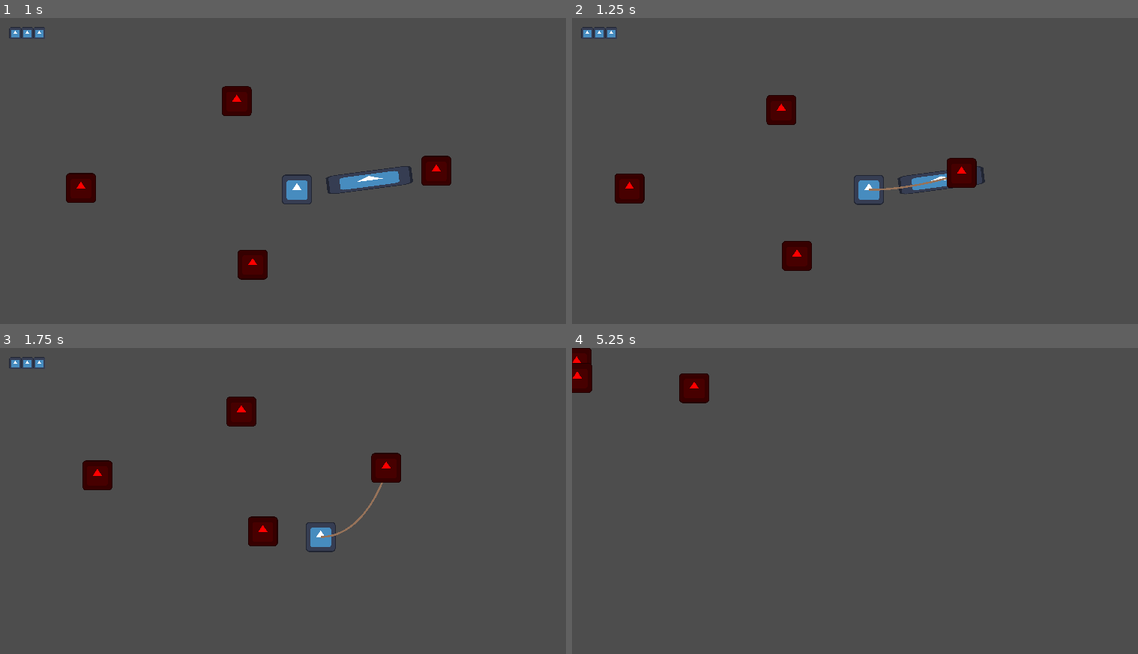
Above: before the commit, frames 1-4 (two rows, left to right).
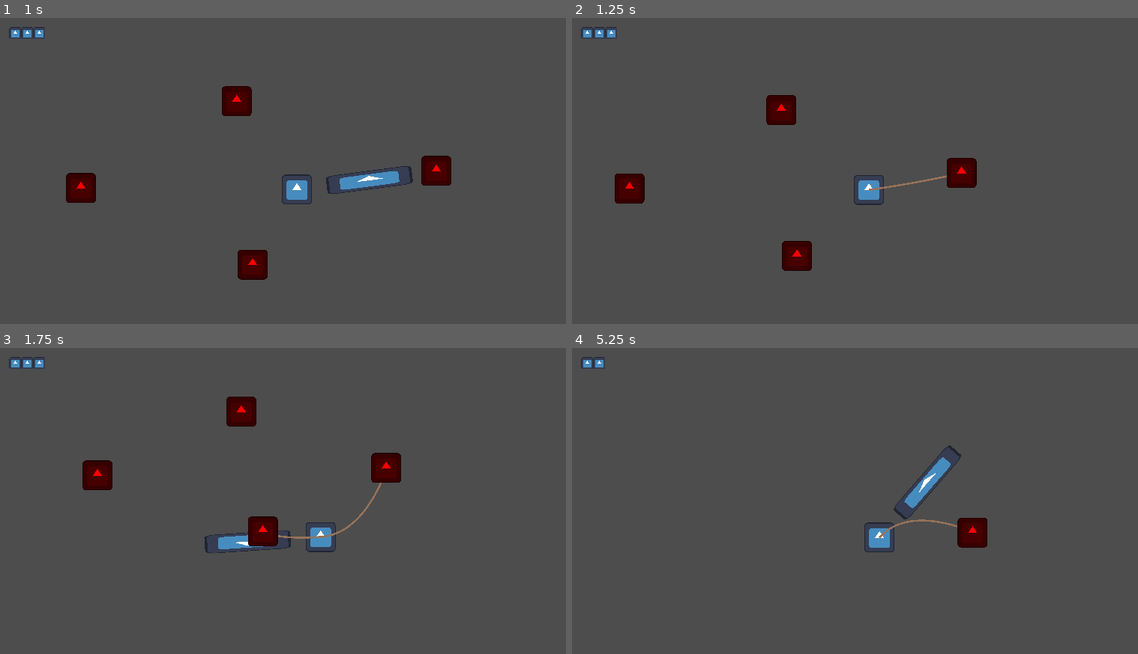
Above: after the commit, the same moments.

Repository: 2weeking/Lasso-Knight
Game: Godot game, scene res://levels/level_0.tscn
Two runs of this game, one before a commit and one after it. Both use one fixed random seed, a clock stepped at 60 frames per second and the inputs below. The engine's default icon, where the game draws it, is replaced by a stand-in: a white triangle on a blue panel in a dark square.
Inputs (mouse positions are in pixels of both pictures, inside the frame that each line leads up to):
- Up to frame 1 (1 s): move the mouse to (430, 171) at 0.52 s; hold D (right) from 0.53 s (still down); click (430, 171) at 0.6 s
- Up to frame 2 (1.25 s): keep holding D (right)
- Up to frame 3 (1.75 s): move the mouse to (181, 534) at 1.27 s; release D (right) at 1.28 s; hold S (down) from 1.28 s (still down); click (181, 534) at 1.35 s
- Up to frame 4 (5.25 s): move the mouse to (934, 442) at 2.02 s; release S (down) at 2.03 s; hold D (right) 2.03-2.78 s; click (934, 442) at 2.1 s; move the mouse to (843, 583) at 2.77 s; hold W (up) 2.78-3.53 s; click (843, 583) at 2.85 s; move the mouse to (1053, 568) at 3.52 s; hold A (left) 3.53-5.03 s; click (1053, 568) at 3.6 s; move the mouse to (690, 467) at 4.27 s; click (690, 467) at 4.35 s; move the mouse to (900, 516) at 5.02 s; hold S (down) from 5.03 s (still down); click (900, 516) at 5.1 s

Frame 1 is identical in both runs. In frame 2, 0.4% of the frame differs, in the area x 52-73%, y 48-58%; in frame 3, 0.5%; in frame 4, 2.5%, in the area x 0-74%, y 0-67%.

Commit message:
Refactored code and made lasso its own component

Diff:
--- a/entities/knight/knight.gd
+++ b/entities/knight/knight.gd
@@ -17,17 +17,12 @@
 @onready var animation_tree = $AnimationTree
 @onready var state_machine = animation_tree.get("parameters/playback")
 @onready var lasso = $Lasso
-@onready var lasso_animation = $Lasso/AnimationPlayer
 
 func die():
 	queue_free()
 
 func _ready():
 	hp = hp
-
-# key: value pair
-# {body: rope}
-var captured_enemies = {}
 
 func _physics_process(_delta):
 	# Movement
@@ -38,54 +33,19 @@
 
 	# Lasso
 	if Input.is_action_just_pressed("m1"):
-		lasso_animation.play("whip")
-		lasso.look_at(get_global_mouse_position())
-
-	# Captured enemies in dictionary {body: rope} pair
-	for body in captured_enemies:
-		var rope = captured_enemies[body]
-		rope.points = lasso_to_curve(Vector2.ZERO, to_local(body.position))
+		lasso.whip(get_global_mouse_position())
 
 	velocity = input_direction * move_speed
 
 	move_and_slide()
 
-func lasso_to_curve(p0_vertex: Vector2, p1_vertex: Vector2):
-	var curve = Curve2D.new()
-	# Adjust curves to change sides
-	var p0_out = Vector2.ZERO
-	if p0_vertex.x > p1_vertex.x:
-		p0_out = Vector2(-50, 0)
-	else:
-		p0_out = Vector2(50, 0)
-	curve.add_point(p0_vertex, Vector2.ZERO, p0_out);
-	curve.add_point(p1_vertex, Vector2.ZERO, Vector2.ZERO);
-	return curve.get_baked_points()
-
-func reel_in(body):
-	# Instance new rope on knight
-	var rope = Line2D.new()
-	rope.width = 2
-	rope.default_color = Color(0.588, 0.447, 0.349)
-	add_child(rope)
-	# Add rope point on knight and enemy and connect (relative position to knight)
-	rope.points = lasso_to_curve(Vector2.ZERO, to_local(body.position))
-	# Save captured enemies in array to continiously update in process function
-	captured_enemies[body] = rope
-
-func _on_lasso_body_entered(body):
-	if body.is_in_group("enemies") and not body.is_in_group("captured"):
-		body.add_to_group("captured")
-		reel_in(body)
-
 func _on_hitbox_body_entered(body):
-	print_debug(body)
 	if body.is_in_group("enemies"):
 		if body.is_in_group("captured"):
 			# Delete rope and enemy attached
-			captured_enemies[body].queue_free()
+			lasso.captured_enemies[body].queue_free()
 			body.queue_free()
 			# Remove enemy and rope entries from captured_enemy dictionary
-			captured_enemies.erase(body)
+			lasso.captured_enemies.erase(body)
 		else:
 			hp -= 1
--- a/entities/knight/knight.tscn
+++ b/entities/knight/knight.tscn
@@ -1,9 +1,10 @@
-[gd_scene load_steps=17 format=3 uid="uid://dja6ht0ohfpye"]
+[gd_scene load_steps=15 format=3 uid="uid://dja6ht0ohfpye"]
 
 [ext_resource type="Script" path="res://entities/knight/knight.gd" id="1_bwy00"]
 [ext_resource type="Texture2D" uid="uid://c8n7jy45rivst" path="res://icon.svg" id="2_bm21e"]
 [ext_resource type="Script" path="res://entities/knight/Camera2D.gd" id="3_56ek5"]
 [ext_resource type="PackedScene" uid="uid://dvlia5gva2tk" path="res://entities/knight/player_health_ui.tscn" id="4_68lu1"]
+[ext_resource type="PackedScene" uid="uid://vhe3w671ongw" path="res://entities/lasso/lasso.tscn" id="4_hfbal"]
 
 [sub_resource type="RectangleShape2D" id="RectangleShape2D_vcw2b"]
 size = Vector2(32, 32)
@@ -39,42 +40,6 @@
 
 [sub_resource type="RectangleShape2D" id="RectangleShape2D_an74c"]
 size = Vector2(32, 32)
-
-[sub_resource type="RectangleShape2D" id="RectangleShape2D_uhr6h"]
-size = Vector2(92, 20)
-
-[sub_resource type="Animation" id="Animation_h4bxe"]
-resource_name = "whip"
-length = 0.75
-tracks/0/type = "value"
-tracks/0/imported = false
-tracks/0/enabled = true
-tracks/0/path = NodePath("Sprite2D:visible")
-tracks/0/interp = 1
-tracks/0/loop_wrap = true
-tracks/0/keys = {
-"times": PackedFloat32Array(0, 0.7),
-"transitions": PackedFloat32Array(1, 1),
-"update": 1,
-"values": [true, false]
-}
-tracks/1/type = "value"
-tracks/1/imported = false
-tracks/1/enabled = true
-tracks/1/path = NodePath(".:collision_mask")
-tracks/1/interp = 1
-tracks/1/loop_wrap = true
-tracks/1/keys = {
-"times": PackedFloat32Array(0, 0.7),
-"transitions": PackedFloat32Array(1, 1),
-"update": 1,
-"values": [4, 0]
-}
-
-[sub_resource type="AnimationLibrary" id="AnimationLibrary_etrjf"]
-_data = {
-"whip": SubResource("Animation_h4bxe")
-}
 
 [node name="Knight" type="CharacterBody2D"]
 collision_layer = 2
@@ -114,25 +79,7 @@
 shape = SubResource("RectangleShape2D_an74c")
 debug_color = Color(0, 0.65098, 0.0666667, 0.419608)
 
-[node name="Lasso" type="Area2D" parent="."]
-collision_layer = 0
-collision_mask = 0
-
-[node name="Sprite2D" type="Sprite2D" parent="Lasso"]
-visible = false
-position = Vector2(78, 5.06639e-07)
-scale = Vector2(0.71875, 0.15625)
-texture = ExtResource("2_bm21e")
-
-[node name="CollisionShape2D" type="CollisionShape2D" parent="Lasso"]
-position = Vector2(78, 0)
-shape = SubResource("RectangleShape2D_uhr6h")
-debug_color = Color(0.835294, 0.286275, 0.666667, 0.419608)
-
-[node name="AnimationPlayer" type="AnimationPlayer" parent="Lasso"]
-libraries = {
-"": SubResource("AnimationLibrary_etrjf")
-}
+[node name="Lasso" parent="." instance=ExtResource("4_hfbal")]
 
 [node name="HUD" type="CanvasLayer" parent="."]
 
@@ -141,4 +88,3 @@
 transform = Transform2D(0.1, 0, 0, 0.1, 10, 10)
 
 [connection signal="body_entered" from="Hitbox" to="." method="_on_hitbox_body_entered"]
-[connection signal="body_entered" from="Lasso" to="." method="_on_lasso_body_entered"]
--- /dev/null
+++ b/entities/lasso/lasso.gd
@@ -0,0 +1,45 @@
+extends Area2D
+
+@onready var animation_player = $AnimationPlayer
+
+# key: value pair
+# {body: rope}
+var captured_enemies = {}
+
+func _physics_process(delta):
+	# Captured enemies in dictionary {body: rope} pair
+	for body in captured_enemies:
+		var rope = captured_enemies[body]
+		rope.points = lasso_to_curve(Vector2.ZERO, to_local(body.position))
+
+func whip(mouse_pos):
+	look_at(mouse_pos)
+	animation_player.play("whip")
+
+func lasso_to_curve(p0_vertex: Vector2, p1_vertex: Vector2):
+	var curve = Curve2D.new()
+	# Adjust curves to change sides
+	var p0_out = Vector2.ZERO
+	if p0_vertex.x > p1_vertex.x:
+		p0_out = Vector2(-50, 0)
+	else:
+		p0_out = Vector2(50, 0)
+	curve.add_point(p0_vertex, Vector2.ZERO, p0_out);
+	curve.add_point(p1_vertex, Vector2.ZERO, Vector2.ZERO);
+	return curve.get_baked_points()
+
+func reel_in(body):
+	# Instance new rope on knight
+	var rope = Line2D.new()
+	rope.width = 2
+	rope.default_color = Color(0.588, 0.447, 0.349)
+	add_child(rope)
+	# Add rope point on knight and enemy and connect (relative position to knight)
+	rope.points = lasso_to_curve(Vector2.ZERO, to_local(body.position))
+	# Save captured enemies in array to continiously update in process function
+	captured_enemies[body] = rope
+
+func _on_body_entered(body):
+	if body.is_in_group("enemies") and not body.is_in_group("captured"):
+		body.add_to_group("captured")
+		reel_in(body)
--- /dev/null
+++ b/entities/lasso/lasso.tscn
@@ -0,0 +1,63 @@
+[gd_scene load_steps=6 format=3 uid="uid://vhe3w671ongw"]
+
+[ext_resource type="Texture2D" uid="uid://c8n7jy45rivst" path="res://icon.svg" id="1_6ehid"]
+[ext_resource type="Script" path="res://entities/lasso/lasso.gd" id="1_jdqbl"]
+
+[sub_resource type="RectangleShape2D" id="RectangleShape2D_uhr6h"]
+size = Vector2(92, 20)
+
+[sub_resource type="Animation" id="Animation_h4bxe"]
+resource_name = "whip"
+length = 0.5
+tracks/0/type = "value"
+tracks/0/imported = false
+tracks/0/enabled = true
+tracks/0/path = NodePath("Sprite2D:visible")
+tracks/0/interp = 1
+tracks/0/loop_wrap = true
+tracks/0/keys = {
+"times": PackedFloat32Array(0, 0.5),
+"transitions": PackedFloat32Array(1, 1),
+"update": 1,
+"values": [true, false]
+}
+tracks/1/type = "value"
+tracks/1/imported = false
+tracks/1/enabled = true
+tracks/1/path = NodePath(".:collision_mask")
+tracks/1/interp = 1
+tracks/1/loop_wrap = true
+tracks/1/keys = {
+"times": PackedFloat32Array(0, 0.5),
+"transitions": PackedFloat32Array(1, 1),
+"update": 1,
+"values": [4, 0]
+}
+
+[sub_resource type="AnimationLibrary" id="AnimationLibrary_etrjf"]
+_data = {
+"whip": SubResource("Animation_h4bxe")
+}
+
+[node name="Lasso" type="Area2D"]
+collision_layer = 0
+collision_mask = 0
+script = ExtResource("1_jdqbl")
+
+[node name="Sprite2D" type="Sprite2D" parent="."]
+visible = false
+position = Vector2(78, 5.06639e-07)
+scale = Vector2(0.71875, 0.15625)
+texture = ExtResource("1_6ehid")
+
+[node name="CollisionShape2D" type="CollisionShape2D" parent="."]
+position = Vector2(78, 0)
+shape = SubResource("RectangleShape2D_uhr6h")
+debug_color = Color(0.835294, 0.286275, 0.666667, 0.419608)
+
+[node name="AnimationPlayer" type="AnimationPlayer" parent="."]
+libraries = {
+"": SubResource("AnimationLibrary_etrjf")
+}
+
+[connection signal="body_entered" from="." to="." method="_on_body_entered"]
